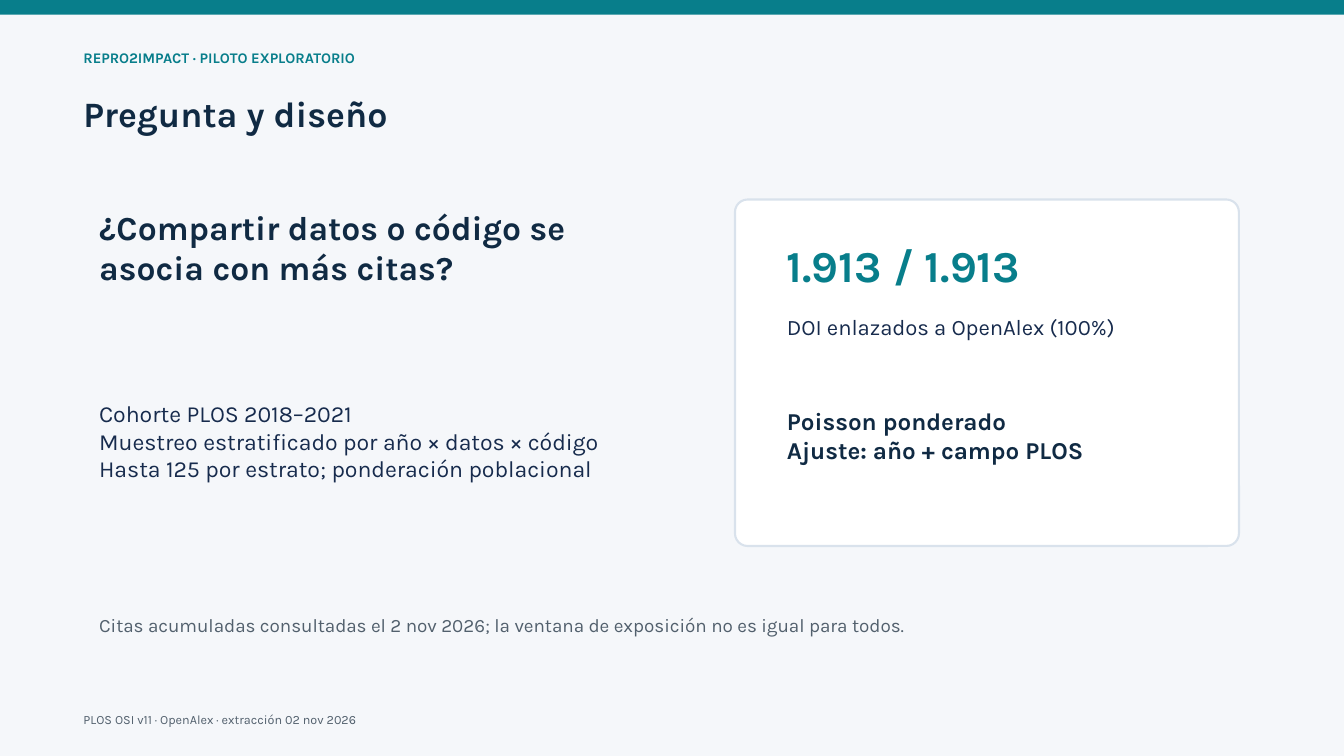
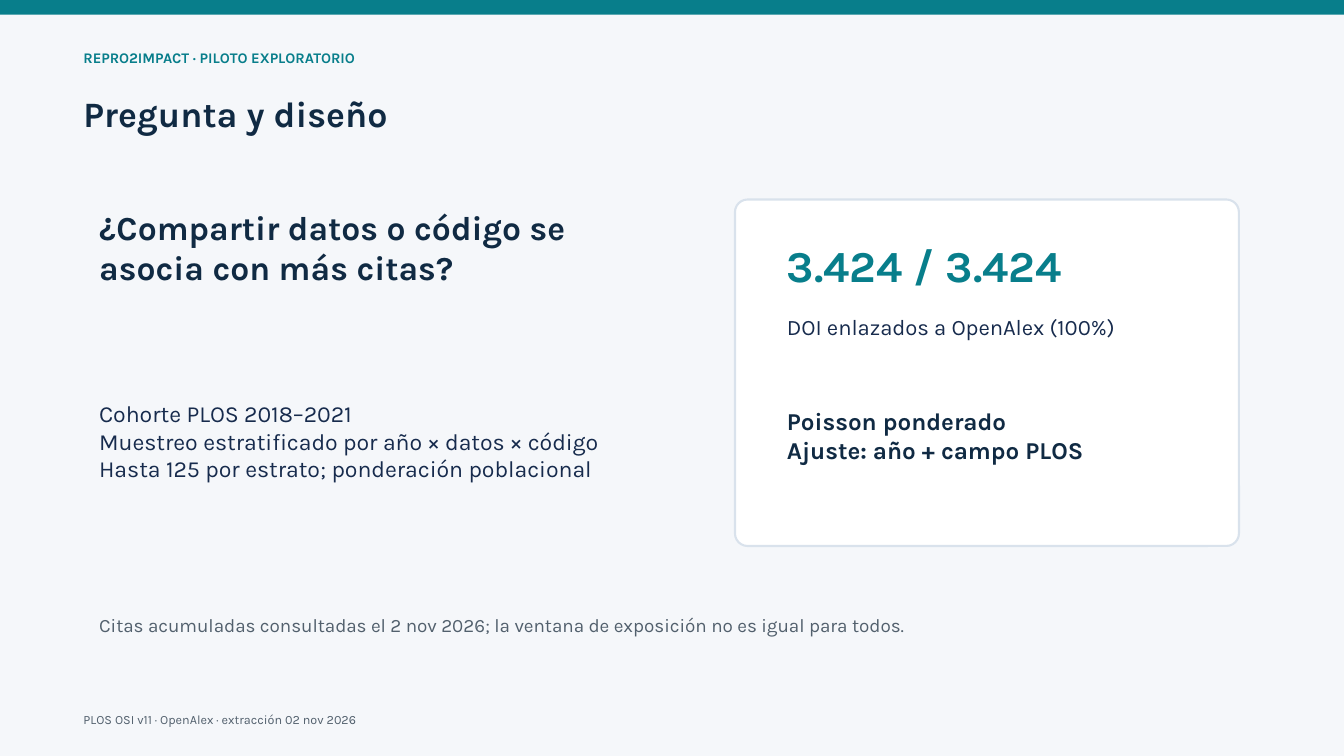
Before and after one commit to pablosancheznunez/repro2impact, a slide deck: slide 2 of reports/pilot_osi_v11/REPRO2IMPACT_outcomes_pilot.pptx. Drawn at 1344x756 pixels with LibreOffice and Linux fonts; fonts in the diff are those of the drawing. Boxes give left, top, right and bottom in pixels: in the first picture for what was removed or moved away, otherwise in the second. Text is boxed around its words. In the diff, an @@ line names an element or a change of style, - is before the commit and + after.

```diff
--- a/reports/pilot_osi_v11/REPRO2IMPACT_outcomes_pilot.pptx
+++ b/reports/pilot_osi_v11/REPRO2IMPACT_outcomes_pilot.pptx
@@ text at (787, 252, 1062, 283): text changed @@
-1.913 / 1.913
+3.424 / 3.424
```
Also in this commit, not shown: 3 other slides changed, 17 other files.
